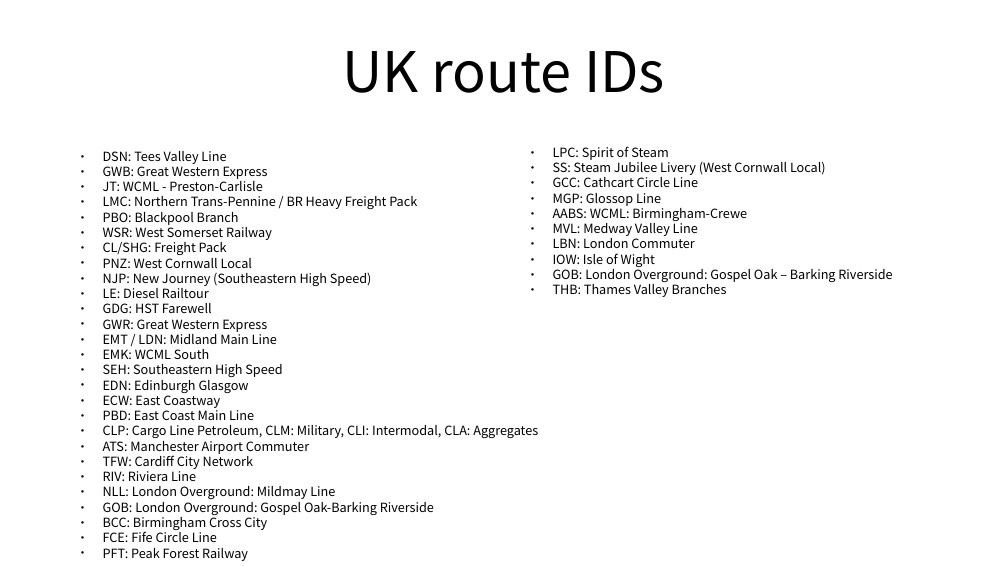
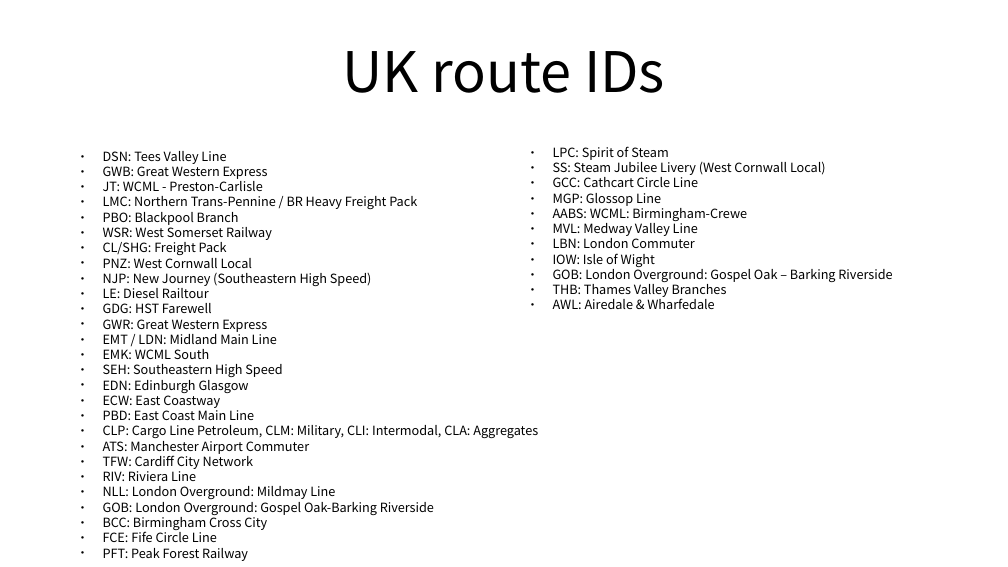
Before and after one commit to FreddyYJ/TSW-RailDriver-Remap, a slide deck: slide 7 of Index.odp. Drawn at 1008x567 pixels with LibreOffice and Linux fonts; fonts in the diff are those of the drawing. Boxes give left, top, right and bottom in pixels: in the first picture for what was removed or moved away, otherwise in the second. Text is boxed around its words. In the diff, an @@ line names an element or a change of style, - is before the commit and + after.

```diff
--- a/Index.odp
+++ b/Index.odp
@@ text at box(553, 296, 714, 309): paragraph added @@
+● AWL: Airedale & Wharfedale
```
Also in this commit, not shown: 47 other files.
